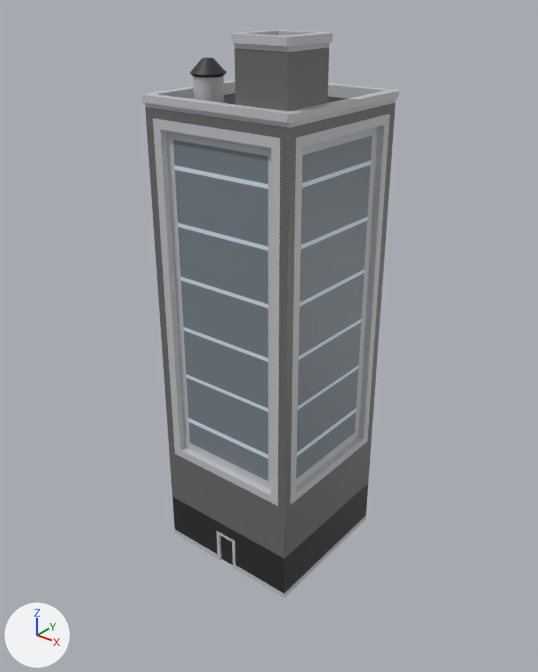
Before and after pictures for a commit that changed the Blender file Assets/Models/skyscraperC/skyscraperC.blend.
One viewpoint serves both versions: a camera (50 mm lens) standing at (3.24, -4.08, 4.39) and looking at (0.02, -0.06, 1.9). Every picture has the same lights, and +X, +Y and +Z are marked at lower left.

Names of what the first picture shows: 'skyscraperC'.
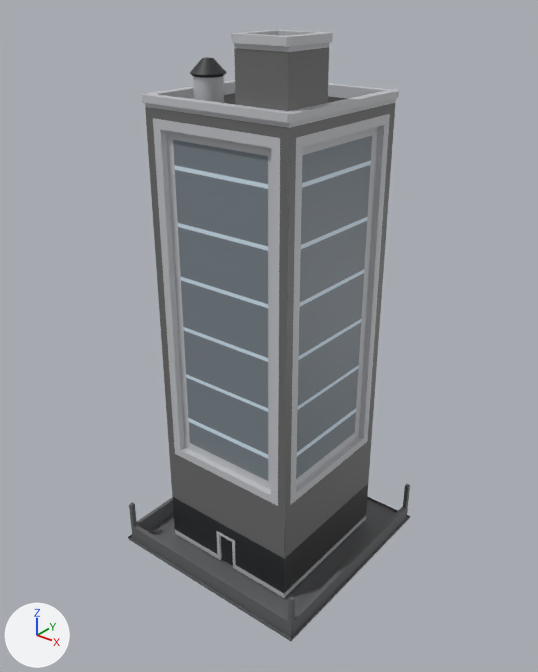
What differs and where, as boxes [x1, y1, x2, y2] in the pictures (538 x 672 px):
'skyscraperC', reshaped (10% wider, 8% taller): before [142, 30, 399, 598]; after [128, 30, 410, 641]
part 1 of me_id15, added: after [128, 484, 410, 641]

The change in detail:
me_id15 is used by ob_skyscraperc; location (0.0, 0.0, 0.0); rotation (1.571, 0.0, 0.0), in degrees (90, 0, 0).
me_id15 had 1282 vertices, 956 faces and spanned x -0.62..0.62, y 0.0..4.08, z -0.75..0.62.
me_id15 now has 1380 vertices, 1045 faces and spans x -0.89..0.89, y -0.02..4.08, z -0.89..0.89.
me_id15 part 1: a new loose piece of 98 vertices spanning x -0.89..0.89, y -0.02..0.35, z -0.89..0.89, in mat_skyscraperc (picture img_skyscraperc).
